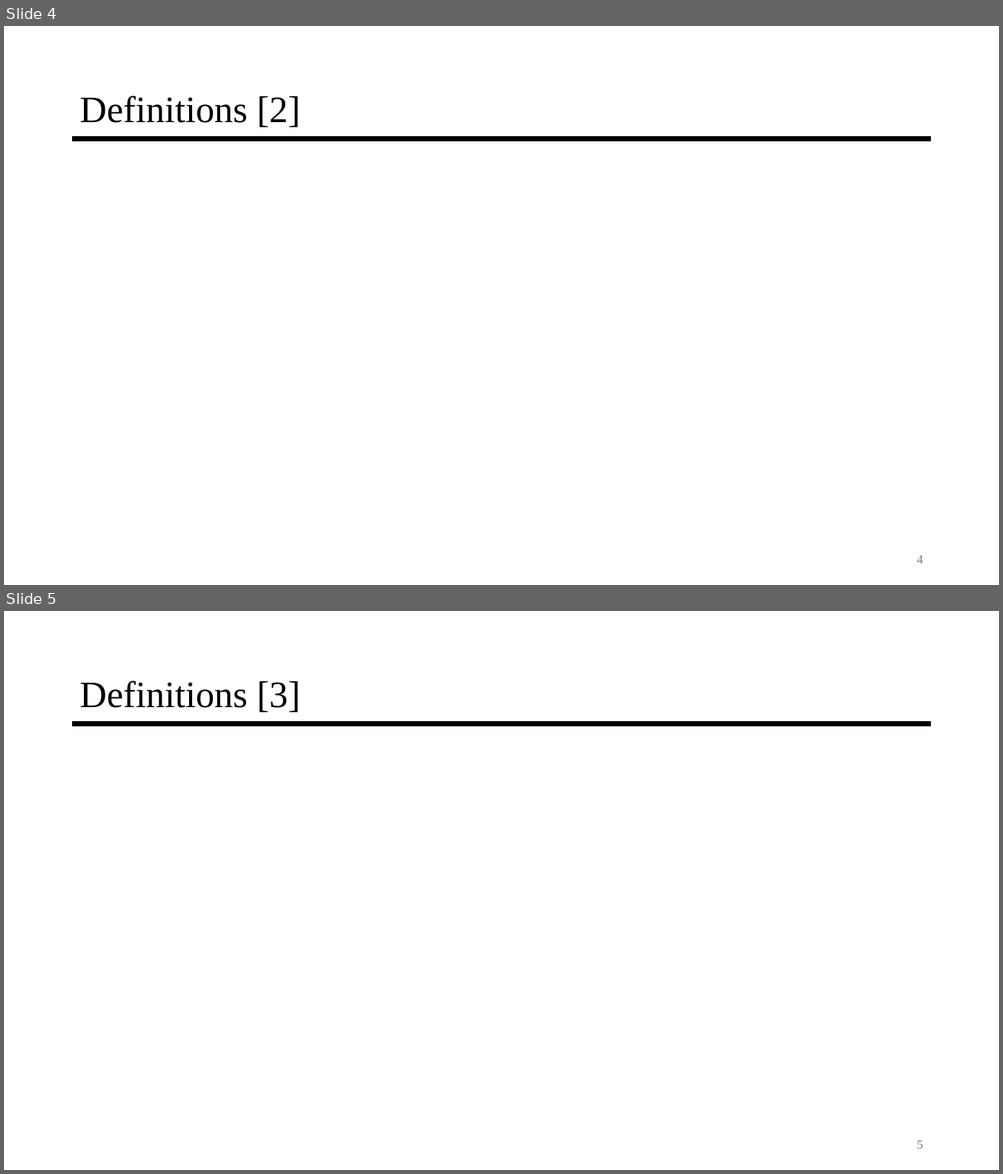
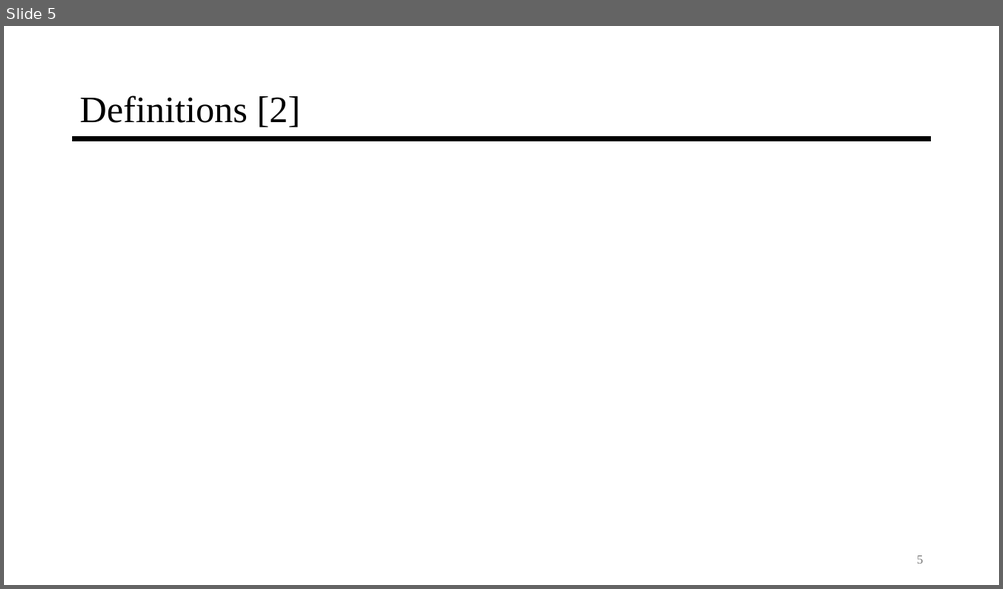
Before and after one commit to jyarch/inverse-mechanics-course, a slide deck: 0-Introduction/0-Introduction.pptx. Shown one above the other, each under a label of ours: slides 4 and 5 before the commit, slide 5 after it. The pictures are 1003x1174 and 1003x589 pixels, drawn with LibreOffice and Linux fonts; fonts in the diff are those of the drawing; grey boxes stand for pictures. Boxes give left, top, right and bottom in pixels: in the first picture for what was removed or moved away, otherwise in the second. Text is boxed around its words. In the diff, an @@ line names an element or a change of style, - is before the commit and + after.

Commit message:
Update 0-Introduction.pptx
Update definitions and examples for clarity and conciseness

```diff
--- a/0-Introduction/0-Introduction.pptx
+++ b/0-Introduction/0-Introduction.pptx
@@ slide 5 removed at [4, 611, 999, 1170], background #FFFFFF; not listed: 1 template element that a slide beside it also shows @@
@@ title removed at [79, 681, 301, 712] @@
-Definitions [3]
@@ page number removed at [916, 1141, 922, 1149] @@
-5
@@ what was slide 4 is now slide 5 @@
@@ page number at [916, 556, 922, 564]: text changed @@
-4
+5
```
Also in this commit, not shown: 7 slides changed, 2 slides added.
